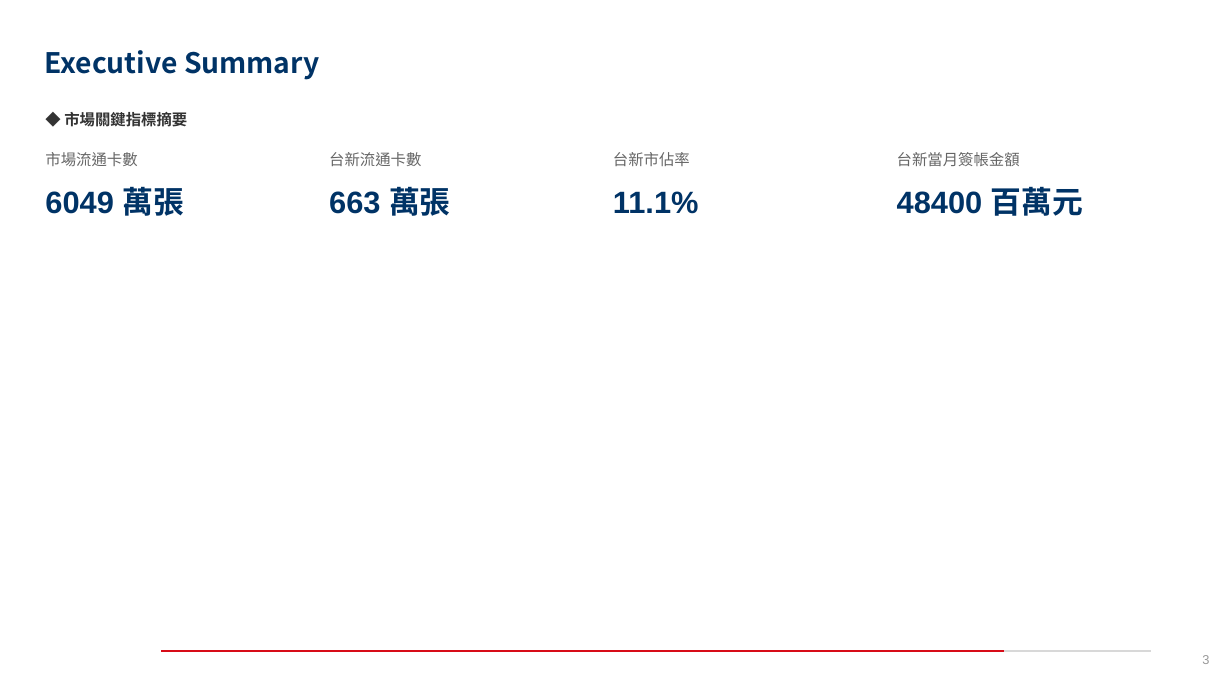
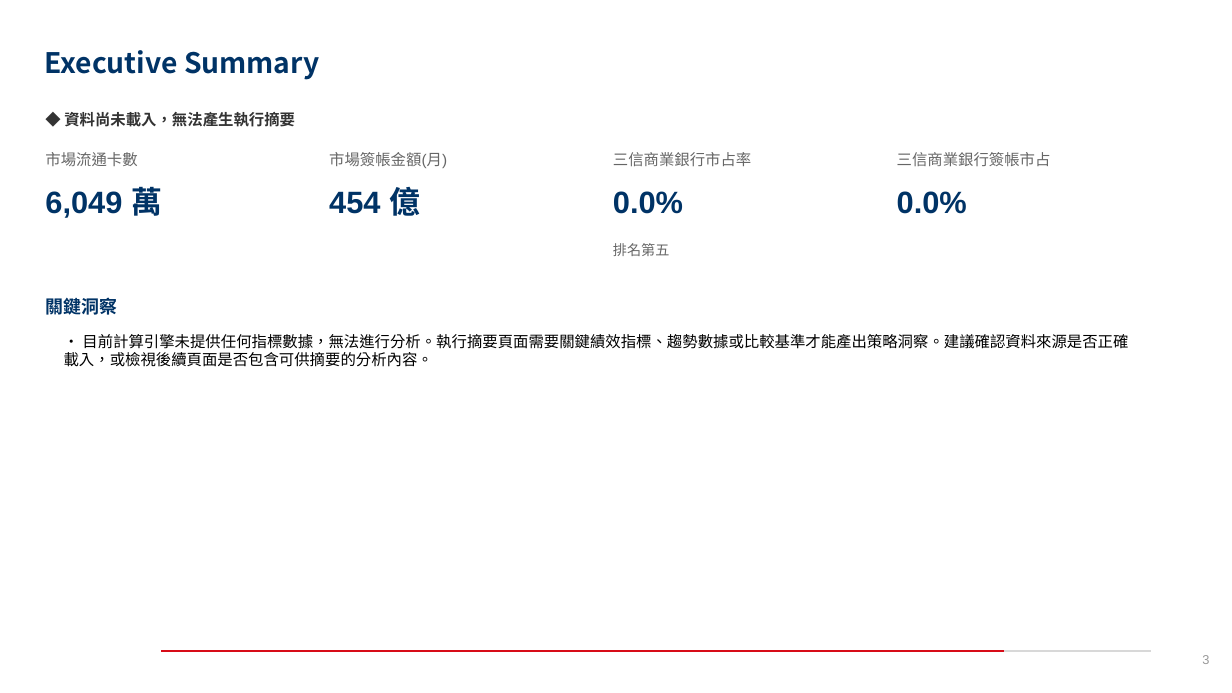
Before and after one commit to stoy95536/2026_AWS_Contest, a slide deck: slide 3 of outputs/final_presentation.pptx. Drawn at 1232x693 pixels with LibreOffice and Linux fonts; fonts in the diff are those of the drawing; background and template pictures are left out. Boxes give left, top, right and bottom in pixels: in the first picture for what was removed or moved away, otherwise in the second. Text is boxed around its words. In the diff, an @@ line names an element or a change of style, - is before the commit and + after.

```diff
--- a/outputs/final_presentation.pptx
+++ b/outputs/final_presentation.pptx
@@ text at [64,112,295,127]: text changed @@
-◆ 市場關鍵指標摘要
+◆ 資料尚未載入，無法產生執行摘要
@@ text at [329,152,447,168]: text changed @@
-台新流通卡數
+市場簽帳金額(月)
@@ text at [613,152,751,166]: text changed @@
-台新市佔率
+三信商業銀行市占率
@@ text at [897,152,1051,166]: text changed; size 24 to 12 pt; text colour #003366 to #666666; bold off @@
-48400 百萬元
+三信商業銀行簽帳市占
@@ text removed at [897,152,1020,166] @@
-台新當月簽帳金額
@@ text at [45,187,162,218]: text changed @@
-6049 萬張
+6,049 萬
@@ text at [329,187,420,216]: text changed @@
-663 萬張
+454 億
@@ text at [613,191,683,214]: text changed @@
-11.1%
+0.0%
@@ text added at [897,191,967,214], 24 pt, text #003366, bold @@
+0.0%
@@ text added at [613,243,670,256], 11 pt, text #666666 @@
+排名第五
@@ text added at [45,295,117,319], 14 pt, text #003366, bold @@
+關鍵洞察
@@ text added at [64,334,1128,367], 12 pt, text #000000 @@
+• 目前計算引擎未提供任何指標數據，無法進行分析。執行摘要頁面需要關鍵績效指標、趨勢數據或比較基準才能產出策略洞察。建議確認資料來源是否正確載入，或檢視後續頁面是否包含可供摘要的分析內容。
```
Also in this commit, not shown: 7 other slides changed, 2 slides added, 2 slides removed, 9 other files.
